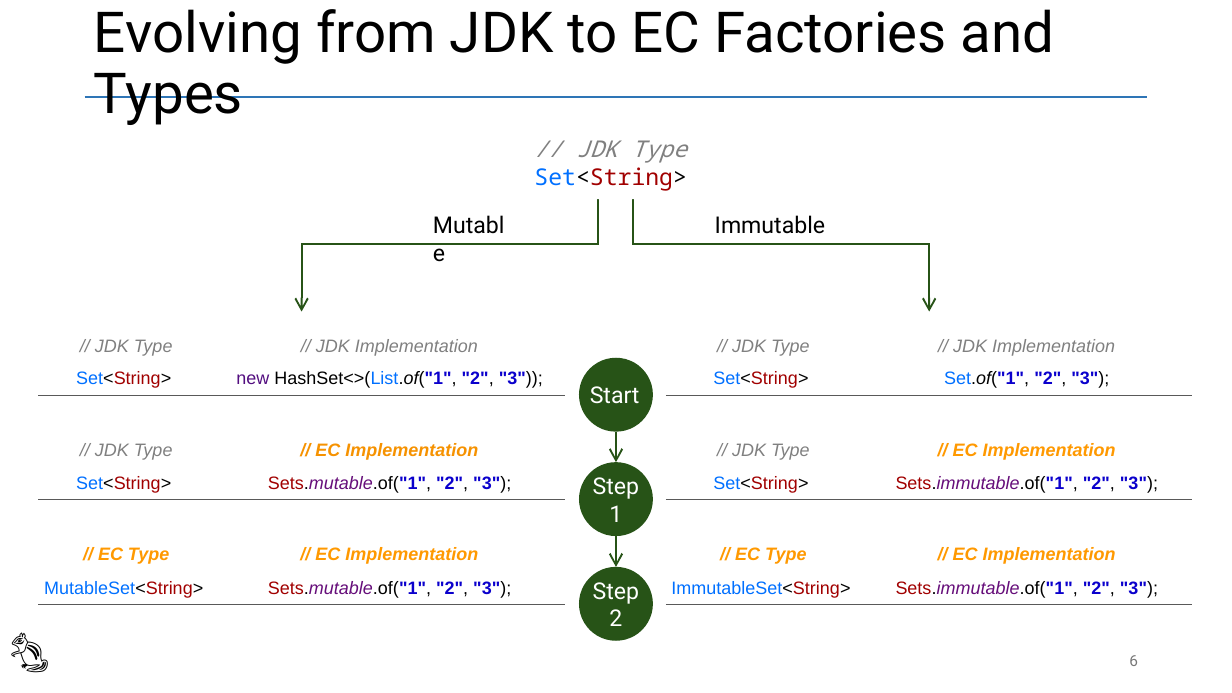
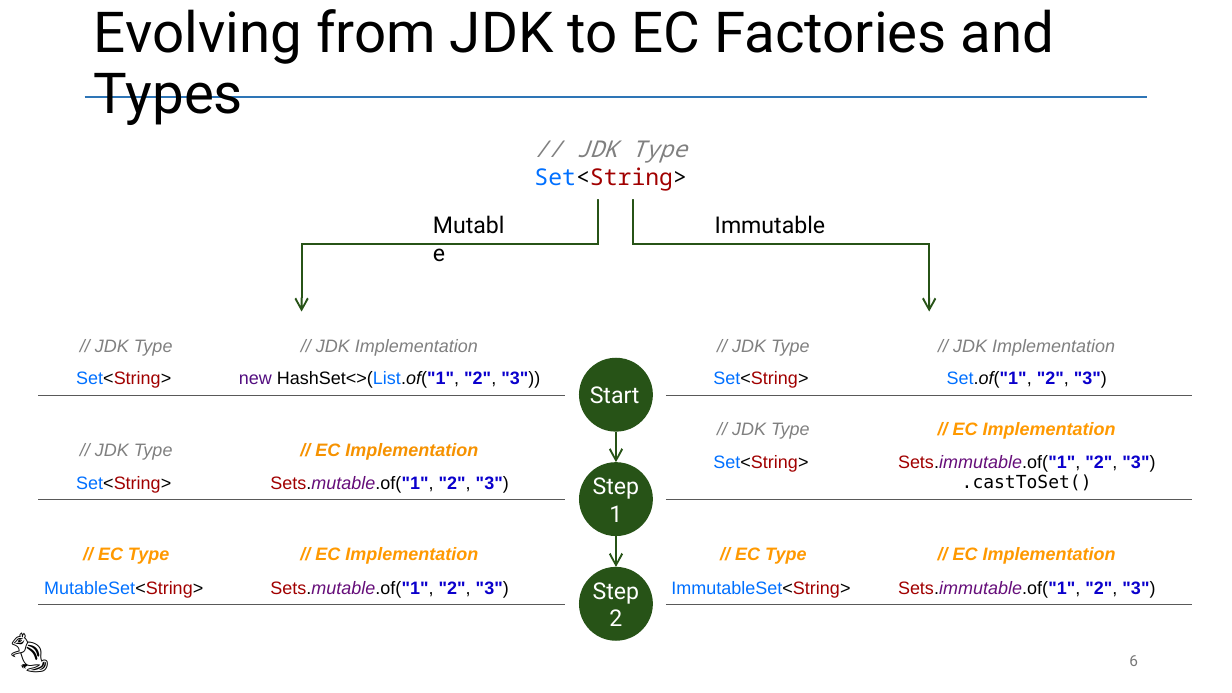
Before and after one commit to vmzakharov/refactor-to-ec-remake, a slide deck: slide 6 of RefactorToEcIntro.pptx. Drawn at 1232x693 pixels with LibreOffice and Linux fonts; fonts in the diff are those of the drawing. Boxes give left, top, right and bottom in pixels: in the first picture for what was removed or moved away, otherwise in the second. Text is boxed around its words. In the diff, an @@ line names an element or a change of style, - is before the commit and + after.

Commit message:
adds missing castToSet() to the "evolving" slide

```diff
--- a/RefactorToEcIntro.pptx
+++ b/RefactorToEcIntro.pptx
@@ table at bbox=[38, 311, 565, 604] @@
@@ row 2, column 2: "new HashSet<>(List.of("1", "2", "3"));" to "new HashSet<>(List.of("1", "2", "3"))" @@
@@ row 4, column 2: "Sets.mutable.of("1", "2", "3");" to "Sets.mutable.of("1", "2", "3")" @@
@@ row 6, column 2: "Sets.mutable.of("1", "2", "3");" to "Sets.mutable.of("1", "2", "3")" @@
@@ table at bbox=[666, 311, 1193, 604] @@
@@ row 2, column 2: "Set.of("1", "2", "3");" to "Set.of("1", "2", "3")" @@
@@ row 4, column 2: "Sets.immutable.of("1", "2", "3");" to "Sets.immutable.of("1", "2", "3") .castToSet()" @@
@@ row 6, column 2: "Sets.immutable.of("1", "2", "3");" to "Sets.immutable.of("1", "2", "3")" @@
```
Also in this commit, not shown: 1 other file.
